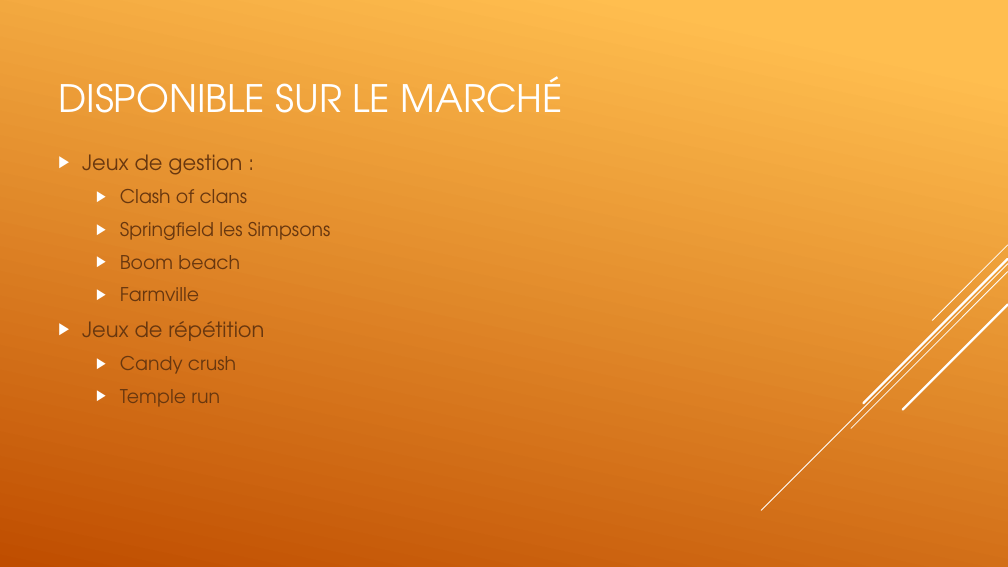
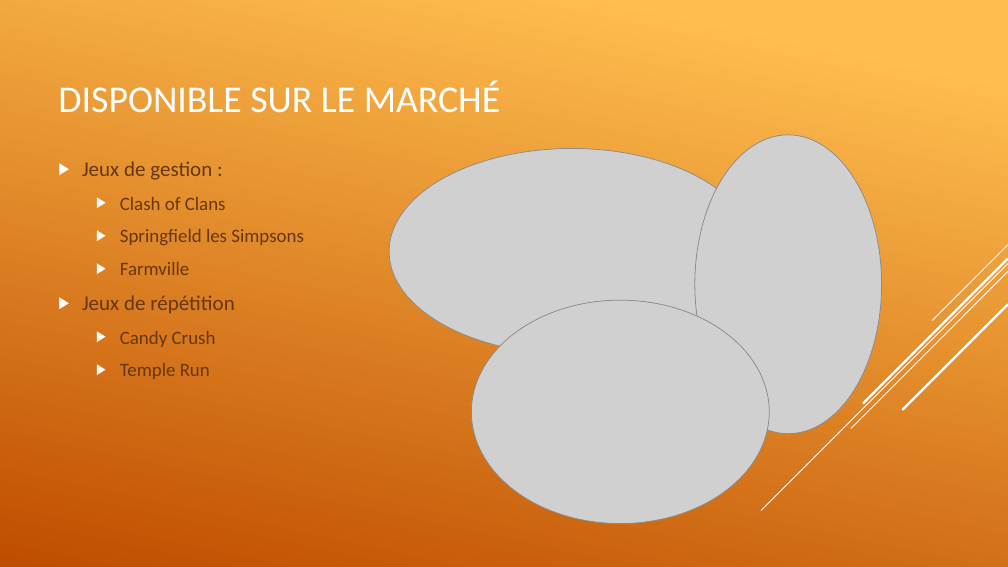
Before and after one commit to spectrenoir06/Roger, a slide deck: slide 2 of prez/ROGER.pptx. Drawn at 1008x567 pixels with LibreOffice and Linux fonts; fonts in the diff are those of the drawing; grey boxes stand for pictures. Boxes give left, top, right and bottom in pixels: in the first picture for what was removed or moved away, otherwise in the second. Text is boxed around its words. In the diff, an @@ line names an element or a change of style, - is before the commit and + after.

```diff
--- a/prez/ROGER.pptx
+++ b/prez/ROGER.pptx
@@ title "DISPONIBLE SUR LE MARCHÉ" at [58, 81, 500, 113]: font TeX Gyre Adventor to Calibri @@
@@ picture added at [389, 148, 755, 354] @@
@@ picture added at [695, 135, 882, 433] @@
@@ text "Jeux de gestion :": place and size @@
-text "Jeux de gestion :" at [82, 154, 331, 407]
+text "Jeux de gestion :" at [82, 161, 304, 379]
@@ text at [82, 161, 304, 314]: font TeX Gyre Adventor to Calibri in "Jeux de gestion :", "Springfield les Simpsons", "Farmville", "Jeux de répétition" @@
@@ text at [120, 197, 226, 210]: text changed; font TeX Gyre Adventor to Calibri @@
-  ▶ Clash of clans
+  ▶ Clash of Clans
@@ text at [120, 255, 240, 269]: paragraph removed @@
-  ▶ Boom beach
@@ picture added at [472, 300, 770, 524] @@
@@ text at [120, 331, 216, 379]: text changed; font TeX Gyre Adventor to Calibri @@
-  ▶ Candy crush
-  ▶ Temple run
+  ▶ Candy Crush
+  ▶ Temple Run
```
Also in this commit, not shown: 3 slides added, 14 other files.
